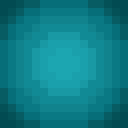
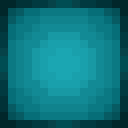
Comparing the layer stacks of the two 128px x 128px images. Changes:
showed "color_outline" over [0, 0, 128, 128]
